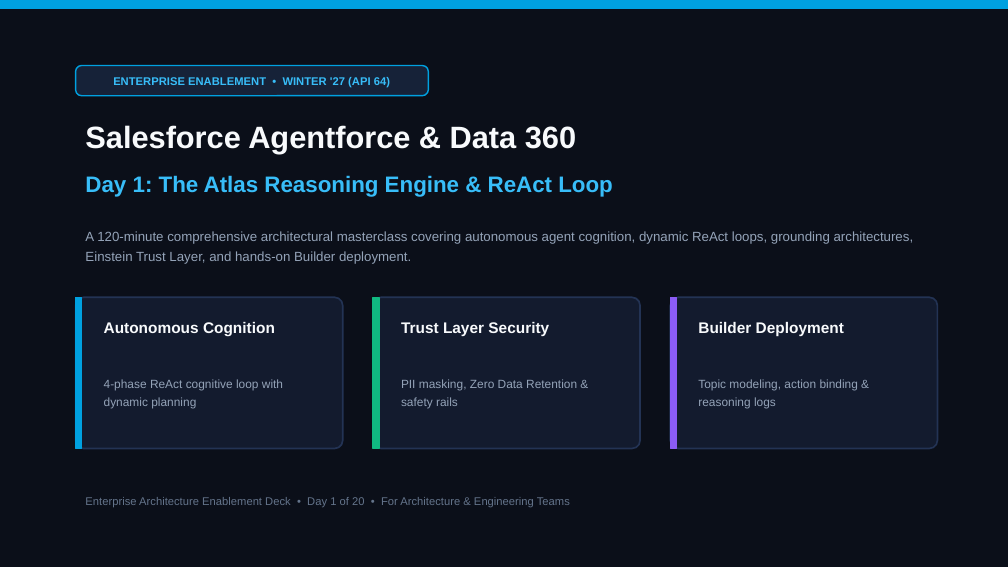
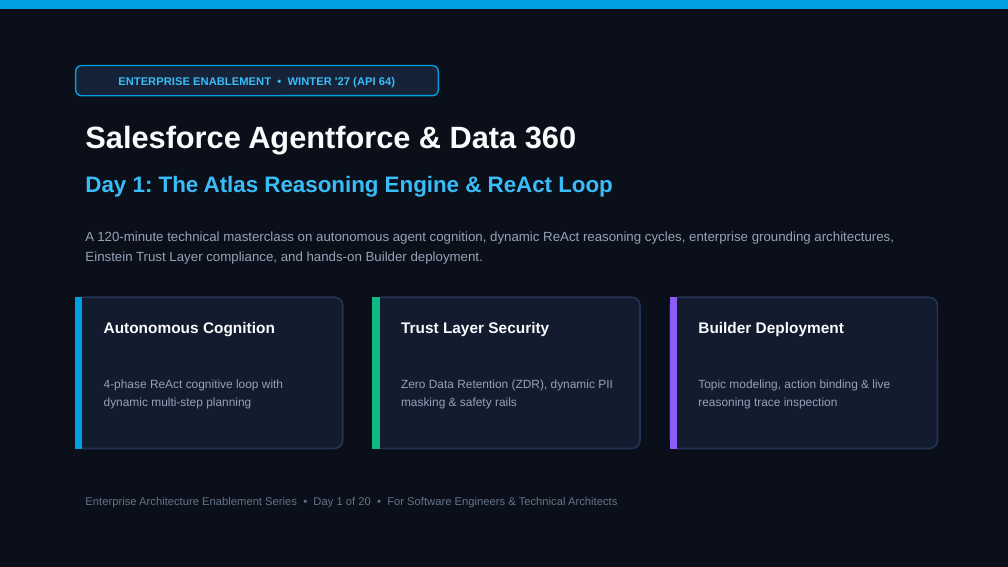
Before and after one commit to MohnishTak2725/agentforce-data360-workbench, a slide deck: slide 1 of Day-1-Atlas-Reasoning-Engine.pptx. Drawn at 1008x567 pixels with LibreOffice and Linux fonts; fonts in the diff are those of the drawing. Boxes give left, top, right and bottom in pixels: in the first picture for what was removed or moved away, otherwise in the second. Text is boxed around its words. In the diff, an @@ line names an element or a change of style, - is before the commit and + after.

```diff
--- a/Day-1-Atlas-Reasoning-Engine.pptx
+++ b/Day-1-Atlas-Reasoning-Engine.pptx
@@ text "ENTERPRISE ENABLEMENT • WINTER '27 ...": place and size @@
-text "ENTERPRISE ENABLEMENT • WINTER '27 ..." at (113,76,390,87)
+text "ENTERPRISE ENABLEMENT • WINTER '27 ..." at (118,76,395,87)
@@ rounded rectangle: place and size @@
-rounded rectangle at (76,66,428,96)
+rounded rectangle at (76,66,438,96)
@@ text at (85,231,894,264): text changed @@
-A 120-minute comprehensive architectural masterclass covering autonomous agent cognition, dynamic ReAct loops, grounding architectures, Einstein Trust Layer, and hands-on Builder deployment.
+A 120-minute technical masterclass on autonomous agent cognition, dynamic ReAct reasoning cycles, enterprise grounding architectures, Einstein Trust Layer compliance, and hands-on Builder deployment.
@@ text at (104,379,283,409): text changed @@
-4-phase ReAct cognitive loop with dynamic planning
+4-phase ReAct cognitive loop with dynamic multi-step planning
@@ text at (401,379,613,409): text changed @@
-PII masking, Zero Data Retention & safety rails
+Zero Data Retention (ZDR), dynamic PII masking & safety rails
@@ text at (698,379,890,409): text changed @@
-Topic modeling, action binding & reasoning logs
+Topic modeling, action binding & live reasoning trace inspection
@@ text at (85,497,617,507): text changed @@
-Enterprise Architecture Enablement Deck • Day 1 of 20 • For Architecture & Engineering Teams
+Enterprise Architecture Enablement Series • Day 1 of 20 • For Software Engineers & Technical Architects
```
Also in this commit, not shown: 11 other slides changed, 7 slides added.
